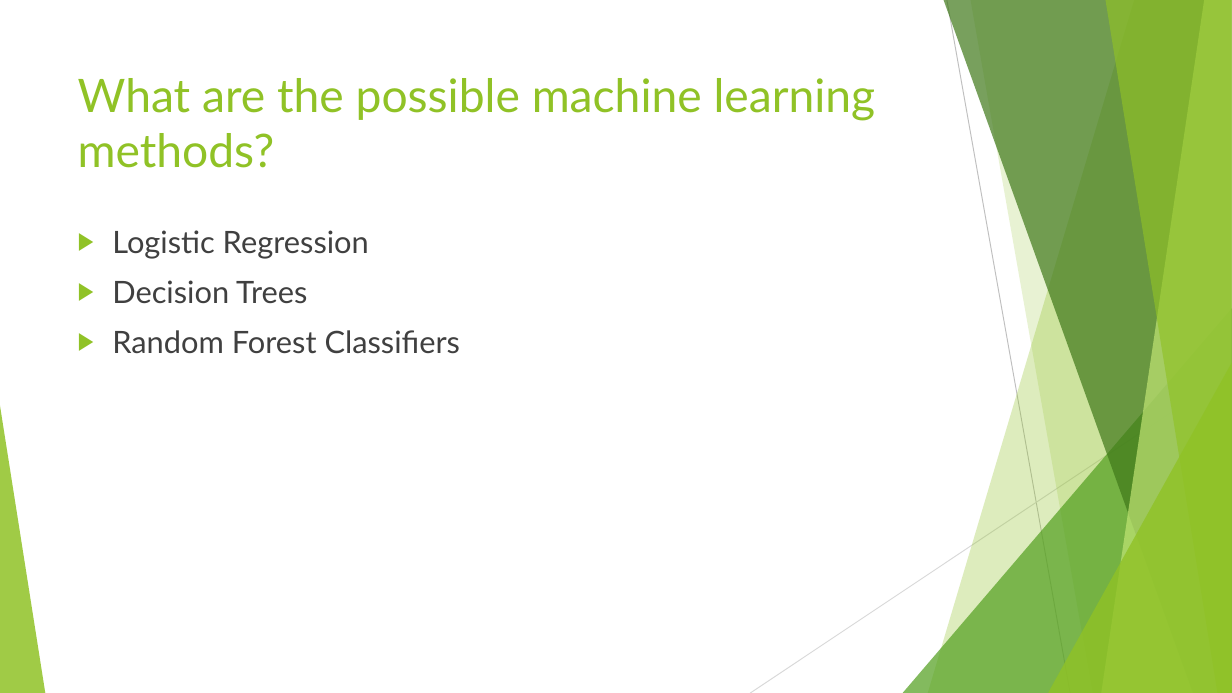
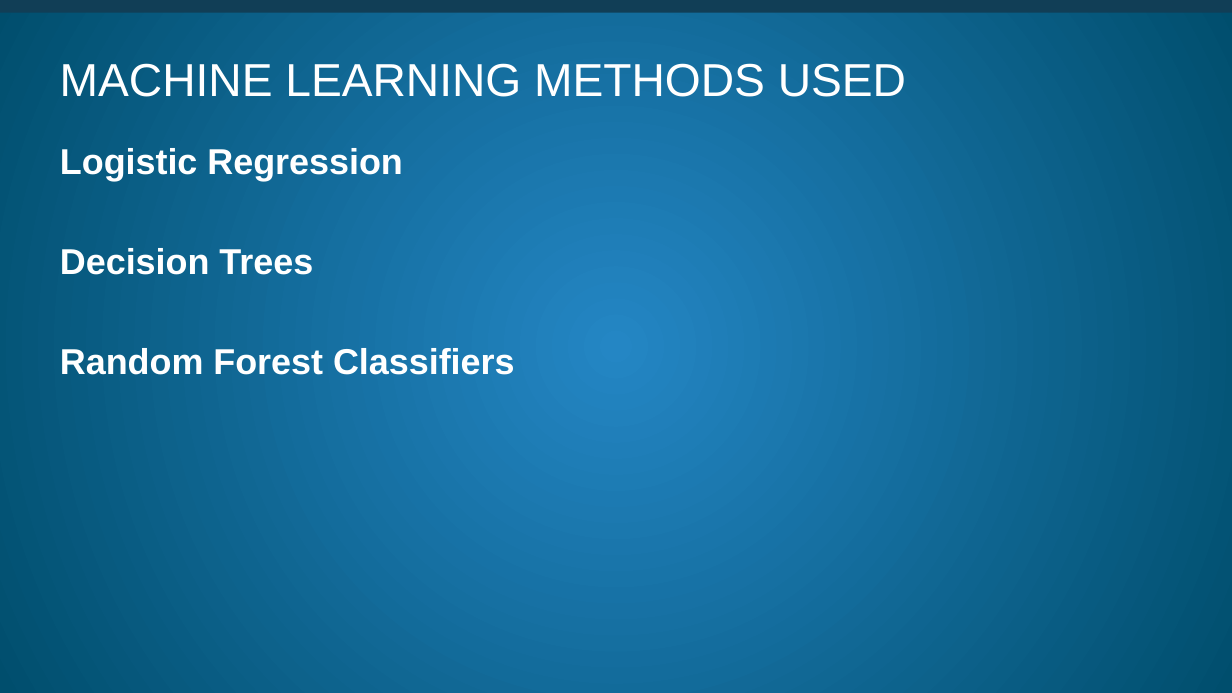
Before and after one commit to littlesiagoy/Springboard-Capstone-2, a slide deck: slide 12 of Capstone 2 Slidedeck.pptx (slide 10 before the commit). Drawn at 1232x693 pixels with LibreOffice and Linux fonts; fonts in the diff are those of the drawing. Boxes give left, top, right and bottom in pixels: in the first picture for what was removed or moved away, otherwise in the second. Text is boxed around its words. In the diff, an @@ line names an element or a change of style, - is before the commit and + after.

```diff
--- a/Capstone 2 Slidedeck.pptx
+++ b/Capstone 2 Slidedeck.pptx
@@ background #FFFFFF to gradient #2486C4 to #004E6D @@
@@ rectangle added at (0,0,1232,4), fill #B3E900 @@
@@ rectangle added at (0,0,1232,13), fill #113E56 @@
@@ title at (60,63,906,97): text changed; font Lato to Arial; text colour #90C226 to #FFFFFF @@
-What are the possible machine learning methods?
+MACHINE LEARNING METHODS USED
@@ text "Logistic Regression": place and size @@
-text "Logistic Regression" at (112,230,461,354)
+text "Logistic Regression" at (60,148,515,375)
@@ text "Logistic Regression" at (60,148,515,375): size 24 to 28 pt, font Lato to Arial, text colour #404040 to #FFFFFF, bold on; bullet ▶ to none; less space between paragraphs @@
@@ group removed at (0,0,1232,693): 5 freeform shapes, 3 triangles, 2 lines @@
```
Also in this commit, not shown: 8 other slides changed, 6 slides added, 4 slides removed, 9 other files.
